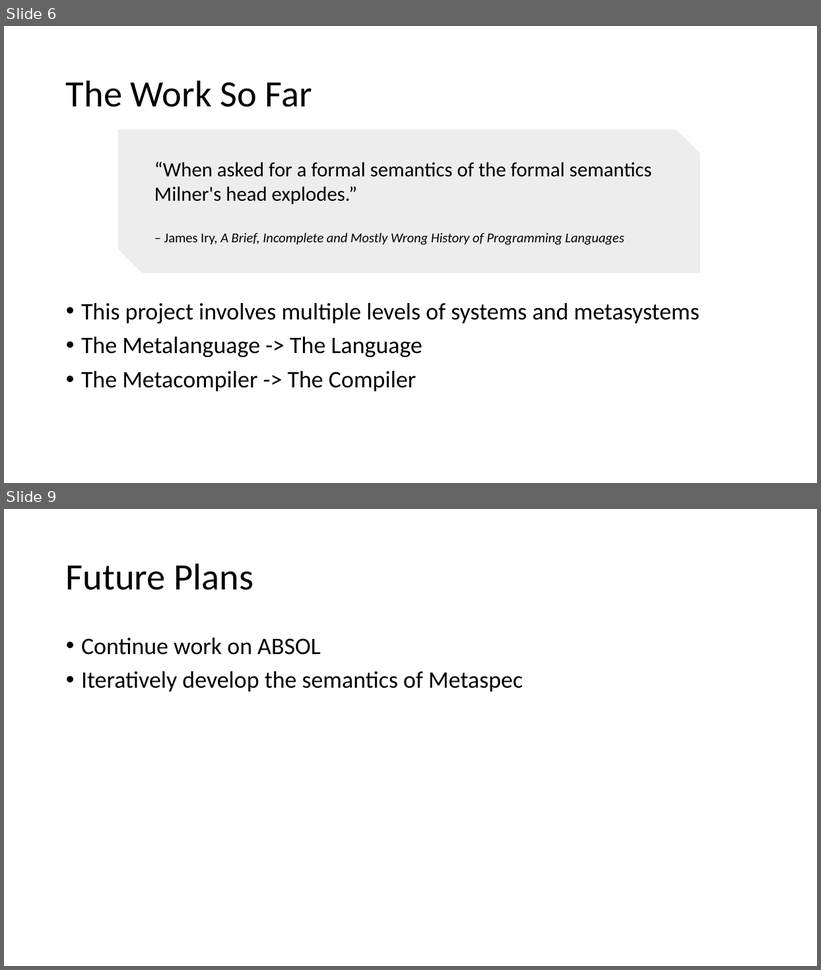
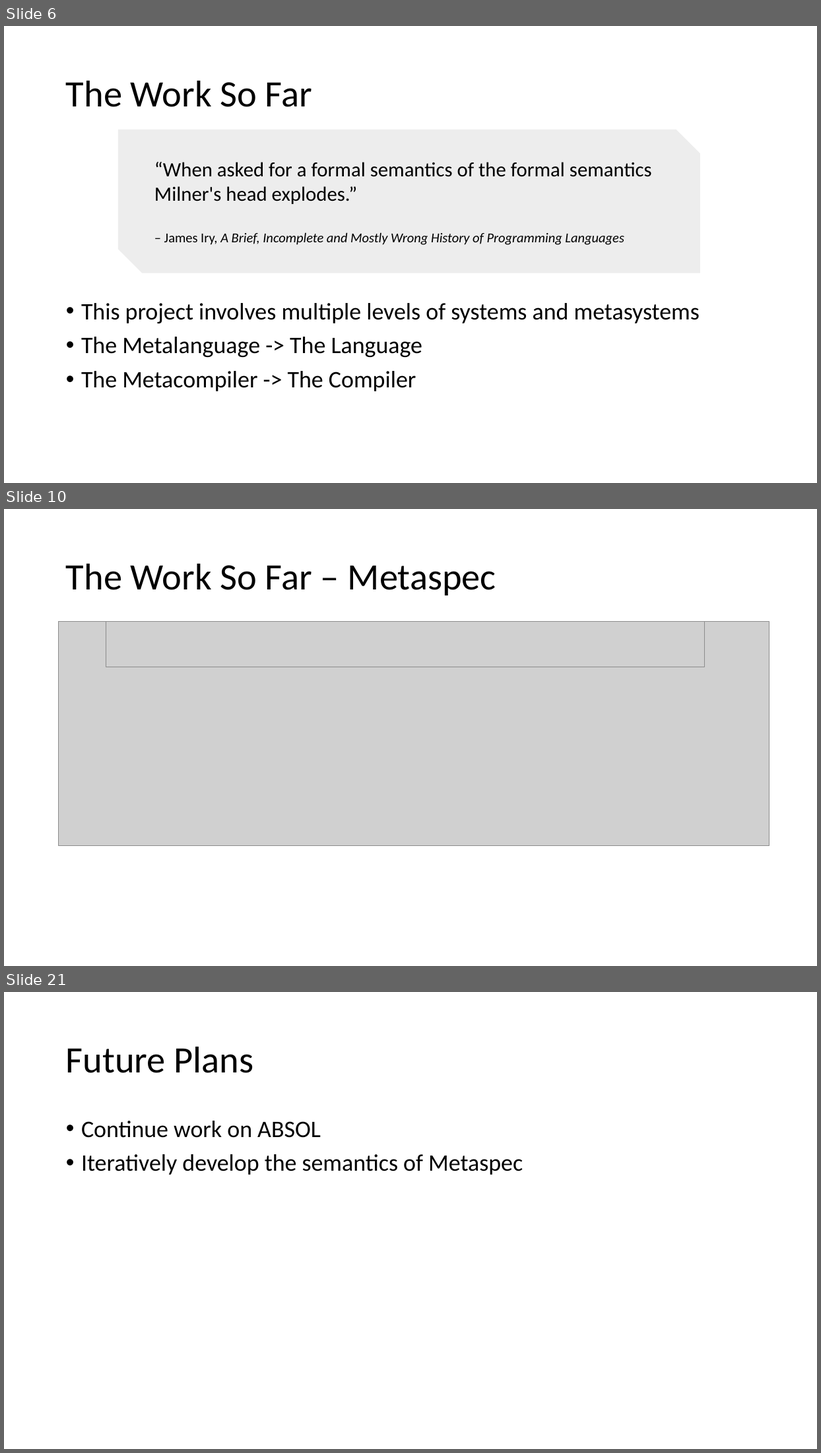
Before and after one commit to iamrecursion/absol, a slide deck: doc/demonstration_of_progress/ABSOL.pptx. Shown one above the other, each under a label of ours: slides 6 and 9 before the commit, slides 6, 10 and 21 after it; the slides between them are not shown. The pictures are 821x970 and 821x1453 pixels, drawn with LibreOffice and Linux fonts; fonts in the diff are those of the drawing; grey boxes stand for pictures; background and template pictures are left out. Boxes give left, top, right and bottom in pixels: in the first picture for what was removed or moved away, otherwise in the second. Text is boxed around its words. In the diff, an @@ line names an element or a change of style, - is before the commit and + after.

```diff
--- a/doc/demonstration_of_progress/ABSOL.pptx
+++ b/doc/demonstration_of_progress/ABSOL.pptx
@@ slide 10 added at box(4, 509, 817, 966), background #FFFFFF @@
@@ title added at box(66, 563, 496, 595), 44 pt, text #000000 @@
+The Work So Far – Metaspec
@@ picture added at box(58, 622, 770, 846) @@
@@ picture added at box(106, 622, 704, 667) @@
@@ what was slide 9 is now slide 21 @@
```
Also in this commit, not shown: 3 slides changed, 11 other slides added, 3 other files.
